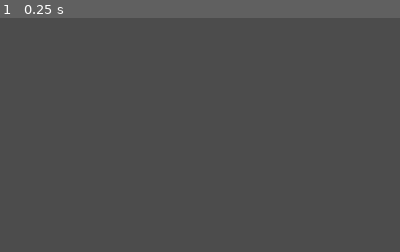
Above: before the commit, frame 1.
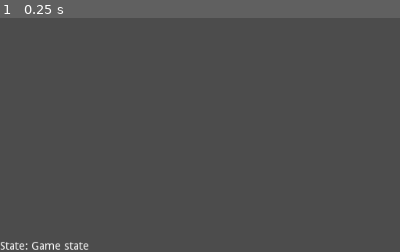
Above: after the commit, the same moment.

Repository: Shoes01/souls-1
Game: Godot game, scene res://Main.tscn
The game is run twice, just before and just after one commit, with the same random seed, the same clock (stepped at 60 frames per second) and the same inputs.
Inputs:
- Up to frame 1 (0.25 s): no input
The pictures show only the part of the screen within x 0-50%, y 50-100%; the shares and areas given below are measured in that part.

The runs differ from the first frame. In frame 1, 0.4% of the frame differs, in the area x 0-23%, y 95-100%.

Commit message:
Track game states
This is used to block input to the PC while navigating menus.

Diff:
--- /dev/null
+++ b/Debug.gd
@@ -0,0 +1,10 @@
+extends Node
+
+
+func _on_game_state_has_changed() -> void:
+	var text = ""
+
+	if Global.game_state[-1] == Global.State.STATE_GAME: text = "State: Game state"
+	if Global.game_state[-1] == Global.State.STATE_MENU: text = "State: Menu state"
+
+	$Label.set_text(text)
--- a/Global.gd
+++ b/Global.gd
@@ -2,8 +2,6 @@
 
 
 enum Stat {STAT_ATK, STAT_DEF, STAT_HP, STAT_MAG, STAT_RES, STAT_SPD}
+enum State {STATE_GAME, STATE_MENU}
 
-
-func _ready() -> void:
-	#print("Global.gd: _ready() function.")
-	pass
+var game_state : Array
--- a/Main.gd
+++ b/Main.gd
@@ -2,4 +2,8 @@
 
 
 func _ready() -> void:
-	$Gameboard.connect("open_character_menu", $UI, "_on_open_character_menu")
+	$Gameboard.connect("opened_character_menu", $UI, "_on_opened_character_menu")
+	$UI.connect("game_state_has_changed", $Debug, "_on_game_state_has_changed")
+
+	Global.game_state.push_back(Global.State.STATE_GAME)
+	$Debug._on_game_state_has_changed()
--- a/Main.tscn
+++ b/Main.tscn
@@ -1,10 +1,11 @@
-[gd_scene load_steps=6 format=2]
+[gd_scene load_steps=7 format=2]
 
 [ext_resource path="res://Main.gd" type="Script" id=1]
 [ext_resource path="res://Map.tscn" type="PackedScene" id=2]
 [ext_resource path="res://board/Gameboard.gd" type="Script" id=3]
 [ext_resource path="res://ui/UI.gd" type="Script" id=4]
 [ext_resource path="res://ui/CharacterMenu.tscn" type="PackedScene" id=5]
+[ext_resource path="res://Debug.gd" type="Script" id=6]
 
 [node name="Main" type="Node"]
 script = ExtResource( 1 )
@@ -19,3 +20,12 @@
 
 [node name="CharacterMenu" parent="UI" instance=ExtResource( 5 )]
 visible = false
+
+[node name="Debug" type="Node" parent="."]
+script = ExtResource( 6 )
+
+[node name="Label" type="Label" parent="Debug"]
+anchor_top = 1.0
+anchor_bottom = 1.0
+margin_top = -14.0
+margin_right = 40.0
--- a/board/Gameboard.gd
+++ b/board/Gameboard.gd
@@ -2,7 +2,7 @@
 extends Node
 
 
-signal open_character_menu(actor)
+signal opened_character_menu(actor)
 
 export var combat_engine: Resource = preload("res://CombatEngine.tres")
 export var grid: Resource = preload("res://board/Grid.tres")
@@ -25,6 +25,8 @@
 
 
 func _unhandled_input(event: InputEvent) -> void:
+	if Global.game_state[-1] != Global.State.STATE_GAME: return
+
 	# This can probably be streamlined, but eh.
 	if event.is_action_pressed("ui_right"):
 		_move_player_character(Vector2.RIGHT)
@@ -41,7 +43,7 @@
 
 	if event.is_action_pressed("custom_character_menu_open"):
 		# open the character menu, probably via signal.
-		emit_signal("open_character_menu", player_character)
+		emit_signal("opened_character_menu", player_character)
 		get_tree().set_input_as_handled()
 
 
--- a/ui/UI.gd
+++ b/ui/UI.gd
@@ -1,7 +1,12 @@
 extends Node
 
 
-func _on_open_character_menu(actor: Actor) -> void:
+signal game_state_has_changed()
+
+
+func _on_opened_character_menu(actor: Actor) -> void:
+	Global.game_state.push_back(Global.State.STATE_MENU)
+	emit_signal("game_state_has_changed")
 	$CharacterMenu.open_menu(actor)
 
 
@@ -10,6 +15,10 @@
 
 
 func _unhandled_input(event: InputEvent) -> void:
+	if Global.game_state[-1] != Global.State.STATE_MENU: return
+
 	if event.is_action_pressed("ui_cancel"):
+		Global.game_state.pop_back()
+		emit_signal("game_state_has_changed")
 		$CharacterMenu.close_menu()
 		get_tree().set_input_as_handled()
